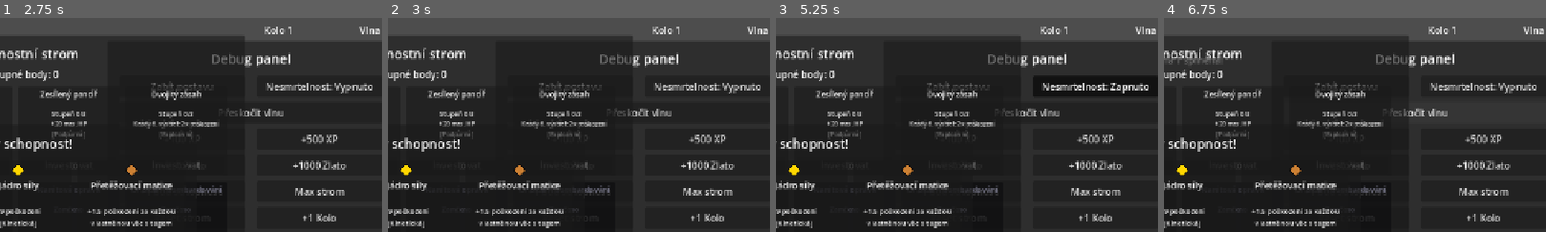
Above: before the commit, frames 1-4 (left to right).
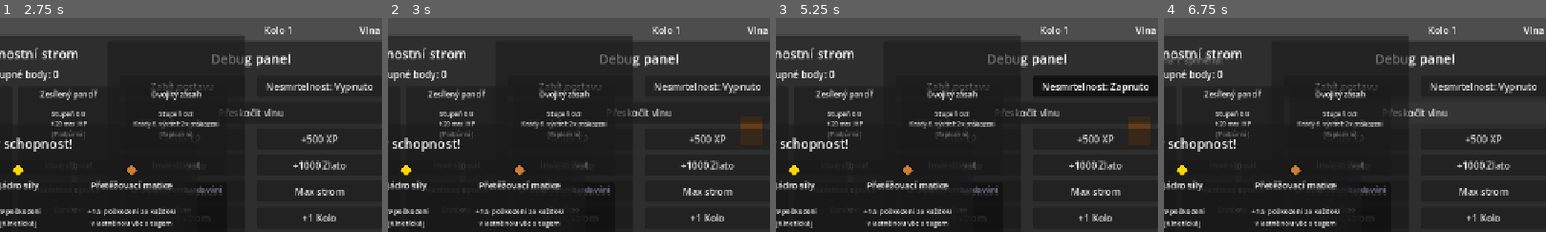
Above: after the commit, the same moments.

Repository: Wazzbi/auto-battler
Game: Godot game, scene res://scenes/main.tscn
The game is run twice, just before and just after one commit, with the same random seed, the same clock (stepped at 60 frames per second) and the same inputs.
Inputs (mouse positions are % of the whole screen's width and height, from its top left):
- Up to frame 1 (2.75 s): click (5, 8) at 0.5 s; click "Debug" at 1.25 s; click "Spawnout Elite" at 2 s
- Up to frame 2 (3 s): click "Spawnout dálkového" at 2.75 s
- Up to frame 3 (5.25 s): click "Spawnout snipera" at 3.5 s; click "Zabít postavu" at 4.25 s; click "Nesmrtelnost: Vypnuto" at 5 s
- Up to frame 4 (6.75 s): click "Nesmrtelnost: Zapnuto" at 5.75 s; click "Přeskočit vlnu" at 6.5 s
The pictures show only the part of the screen within x 48-98%, y 1-51%; the shares and areas given below are measured in that part.

Frame 1 is identical in both runs. In frame 2, 0.2% of the frame differs, in the area x 92-98%, y 48-52%; in frame 3, 0.2%; in frame 4, nothing differs.

Commit message:
Top-down pivot fáze 4: 2D pohyb nepřátel + spawn v kruhu kolem hráče
enemy.gd: global_position.move_toward(player_ref.global_position, ...)
místo natvrdo X-only pohybu - nepřítel spawnutý nad/pod hráčem k němu
teď skutečně jde, ne jen jede do strany na fixní Y.

main.gd: _spawn_at_edge() -> _spawn_around_player() - náhodný úhel x
poloměr (půl-diagonála viewportu + spawn_margin, zaručuje spawn mimo
obrazovku v libovolném úhlu) kolem hráče místo vždy za pravou hranou
kamery. Signatura beze změny, takže _spawn_enemy() i všechna 3 debug
tlačítka (Elite/ranged/sniper) fungují beze změny volání.

Ověřeno headless testem: nepřítel se přibližuje k hráči plně 2D
(vzdálenost i obě osy), spawn pokrývá všechny 4 směry a vždy mimo
polovinu diagonály viewportu od hráče.

CLAUDE.md aktualizován (stav pivotace, přejmenovaná funkce, 2D pohyb
nepřátel).

Co-Authored-By: Claude Sonnet 5 <noreply@anthropic.com>

Diff:
--- a/scenes/enemies/enemy.gd
+++ b/scenes/enemies/enemy.gd
@@ -1,8 +1,9 @@
 extends Node2D
-## Základní nepřítel. Pohybuje se doleva směrem k hráči; jakmile je
-## dostatečně blízko (podle svého vlastního melee_range), zastaví se a útočí
-## v pravidelných intervalech - buď kontaktně (výchozí), nebo na dálku
-## projektilem, pokud je zapnuté is_ranged (viz ranged_enemy.tscn).
+## Základní nepřítel. Pohybuje se PŘÍMO K HRÁČI ve 2D (top-down pivot
+## 2026-09-27, dřív jen po ose X); jakmile je dostatečně blízko (podle svého
+## vlastního melee_range), zastaví se a útočí v pravidelných intervalech -
+## buď kontaktně (výchozí), nebo na dálku projektilem, pokud je zapnuté
+## is_ranged (viz ranged_enemy.tscn).
 ##
 ## Nepřátelé se navzájem NEBLOKUJÍ - každý počítá svou stop distanci nezávisle
 ## na ostatních, takže se klidně vizuálně překryjí (žádná Area2D/collision
@@ -71,7 +72,7 @@
 	var stop_distance: float = melee_range + melee_range_jitter
 
 	if distance > stop_distance:
-		global_position.x -= speed * delta
+		global_position = global_position.move_toward(player_ref.global_position, speed * delta)
 	else:
 		attack_timer -= delta
 		if attack_timer <= 0.0:
--- a/scenes/main.gd
+++ b/scenes/main.gd
@@ -26,7 +26,8 @@
 ## Násobitel odmocninové křivky obtížnosti - růst je postupný, ne skokový
 @export var difficulty_growth: float = 1.2
 @export var spawn_interval: float = 1.2
-## Jak daleko za pravým okrajem obrazovky se nepřátelé spawnují
+## Jak daleko za viditelným okrajem obrazovky (v libovolném směru od hráče,
+## viz _spawn_around_player()) se nepřátelé spawnují
 @export var spawn_margin: float = 80.0
 ## Kolik nepřátel smí být živých najednou - brání přehlcení hráče v pozdějších vlnách
 @export var max_concurrent_enemies: int = 6
@@ -100,26 +101,31 @@
 		elif ranged_enemy_scene != null and roll < effective_sniper_chance + effective_ranged_chance:
 			scene_to_spawn = ranged_enemy_scene
 
-	_spawn_at_edge(scene_to_spawn)
+	_spawn_around_player(scene_to_spawn)
 	GameManager.enemies_remaining_to_spawn = enemies_left_to_spawn + elites_left_to_spawn
 
 
-## Vytvoří a umístí nepřítele kousek za pravým okrajem aktuálního záběru
-## kamery. Sdílené jádro pro běžné spawnování z fronty vlny i pro
-## debug_spawn_elite() - obě cesty musí dopadnout stejně (naškálované HP,
-## správně zapsaný GameManager.enemies_alive).
-func _spawn_at_edge(scene: PackedScene) -> Node2D:
+## Vytvoří a umístí nepřítele na náhodné místo na kruhu kolem hráče, těsně
+## mimo viditelnou obrazovku (top-down pivot 2026-09-27, dřív vždy kousek za
+## pravým okrajem kamery). Poloměr = polovina DIAGONÁLY viewportu + spawn_margin
+## - půl-šířka by nestačila, protože v "rohových" úhlech (blízko nahoře/dole)
+## by spawn bod pořád ležel uvnitř viditelné oblasti; půl-diagonála zaručí
+## spawn mimo obrazovku bez ohledu na úhel. Sdílené jádro pro běžné spawnování
+## z fronty vlny i pro debug_spawn_elite()/_ranged_enemy()/_sniper_enemy() -
+## všechny cesty musí dopadnout stejně (naškálované HP, správně zapsaný
+## GameManager.enemies_alive) - signatura je stejná jako dřív
+## (PackedScene in, Node2D out), takže žádné volací místo se nemuselo měnit.
+func _spawn_around_player(scene: PackedScene) -> Node2D:
 	var enemy: Node2D = scene.instantiate()
 	# Musí se stát PŘED add_child() - enemy.gd nastavuje hp = max_hp ve svém
 	# _ready(), který proběhne synchronně při vstupu do stromu.
 	enemy.max_hp *= GameManager.get_enemy_hp_multiplier()
 	add_child(enemy)
 
-	# Kamera NENÍ vystředěná na hráči (je posunutá, aby hráč byl vlevo),
-	# takže tady vycházíme z pozice kamery, ne z pozice hráče.
-	var half_width: float = get_viewport().get_visible_rect().size.x / 2.0
-	var spawn_x: float = camera.global_position.x + half_width + spawn_margin
-	enemy.global_position = Vector2(spawn_x, player.global_position.y)
+	var viewport_size: Vector2 = get_viewport().get_visible_rect().size
+	var min_radius: float = viewport_size.length() / 2.0 + spawn_margin
+	var angle: float = randf() * TAU
+	enemy.global_position = player.global_position + Vector2.RIGHT.rotated(angle) * min_radius
 
 	GameManager.register_enemy_spawned()
 	return enemy
@@ -189,16 +195,16 @@
 ## DEBUG: spawne jednoho Elite nepřítele na vyžádání, mimo běžnou frontu vln
 func debug_spawn_elite() -> void:
 	if elite_enemy_scene != null:
-		_spawn_at_edge(elite_enemy_scene)
+		_spawn_around_player(elite_enemy_scene)
 
 
 ## DEBUG: spawne jednoho dálkového nepřítele na vyžádání, mimo běžnou frontu vln
 func debug_spawn_ranged_enemy() -> void:
 	if ranged_enemy_scene != null:
-		_spawn_at_edge(ranged_enemy_scene)
+		_spawn_around_player(ranged_enemy_scene)
 
 
 ## DEBUG: spawne jednoho snipera na vyžádání, mimo běžnou frontu vln
 func debug_spawn_sniper_enemy() -> void:
 	if sniper_enemy_scene != null:
-		_spawn_at_edge(sniper_enemy_scene)
+		_spawn_around_player(sniper_enemy_scene)
Not shown, changed: CLAUDE.md
